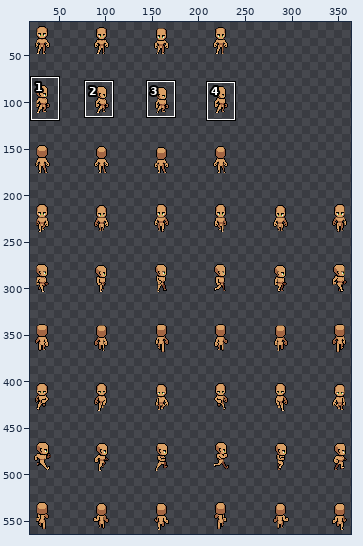
One commit to this sprite sheet: Assets/Textures/Characters/player_spritesheet.png. Above, an overview of the earlier version with the close-up marked.
Close-up. The starting point:
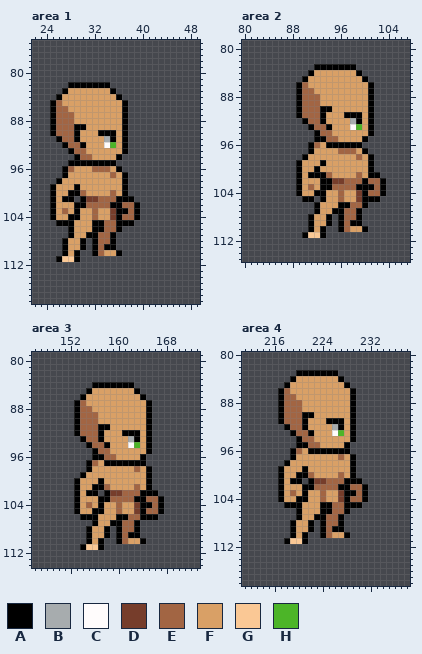
The file is 400x576 pixels. Shown: area 1: x 22..49, y 75..118; area 2: x 80..107, y 79..115; area 3: x 146..173, y 79..114; area 4: x 211..238, y 80..118. The wide view leaves out empty margins. The commit also changed other parts of the picture, which this record leaves out.
Palette (. is transparent): A #000000  B #a7acae  C #fffcfc  D #763d2b  E #a26543  F #d9a066  G #fac895  H #4cb528
Once edited:
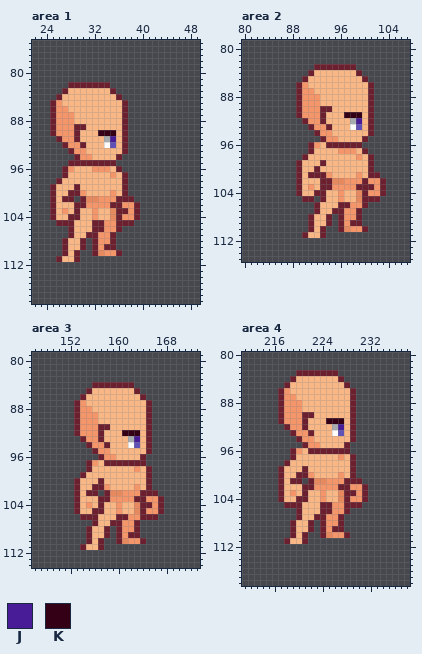
Colours new in this view: J #471c96  K #330015
Diff:
colour A: #000000 -> #6c1f2f
colour D: #763d2b -> #e7895f
colour E: #a26543 -> #f4956a
colour F: #d9a066 -> #fab786
colour H: #4cb528 -> #6051b6
Changed rows in their new state; - is a pixel that keeps its letter.
Area 1:
first column x 33:
 90 KKK
 91 --J
first column x 27:
110 ------DEE
111 FF-------
Area 2:
first column x 92:
 91 -----KKK
 92 -------J
 95 .-------
first column x 91:
110 ------DEE
111 FF-------
Area 3:
first column x 156:
 92 -----KKK
 93 -------J
 96 .-------
first column x 155:
110 ------DEE
111 FF-------
Area 4:
first column x 220:
 91 -----KKK
 92 -------J
 95 .-------
first column x 219:
110 ------DEE
111 FF-------
Changed places in both close-ups, as pixel boxes (x1, y1, x2, y2):
changed: (50, 82, 140, 262)
changed: (296, 64, 386, 238)
changed: (74, 382, 164, 550)
changed: (278, 370, 368, 544)
